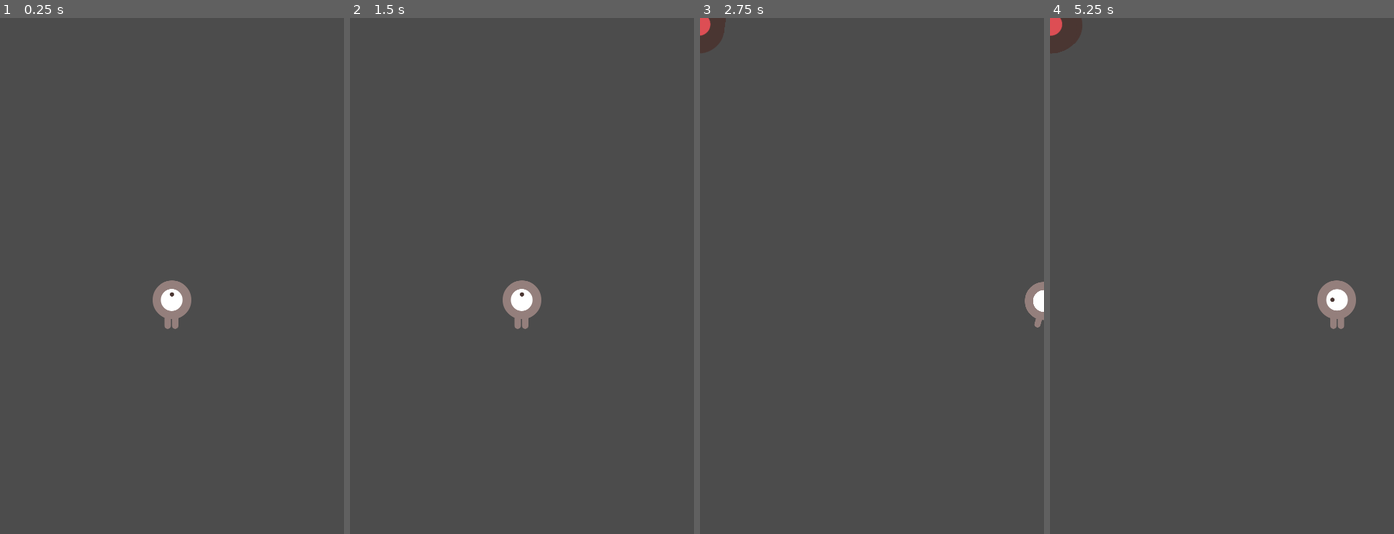
Above: before the commit, frames 1-4 (left to right).
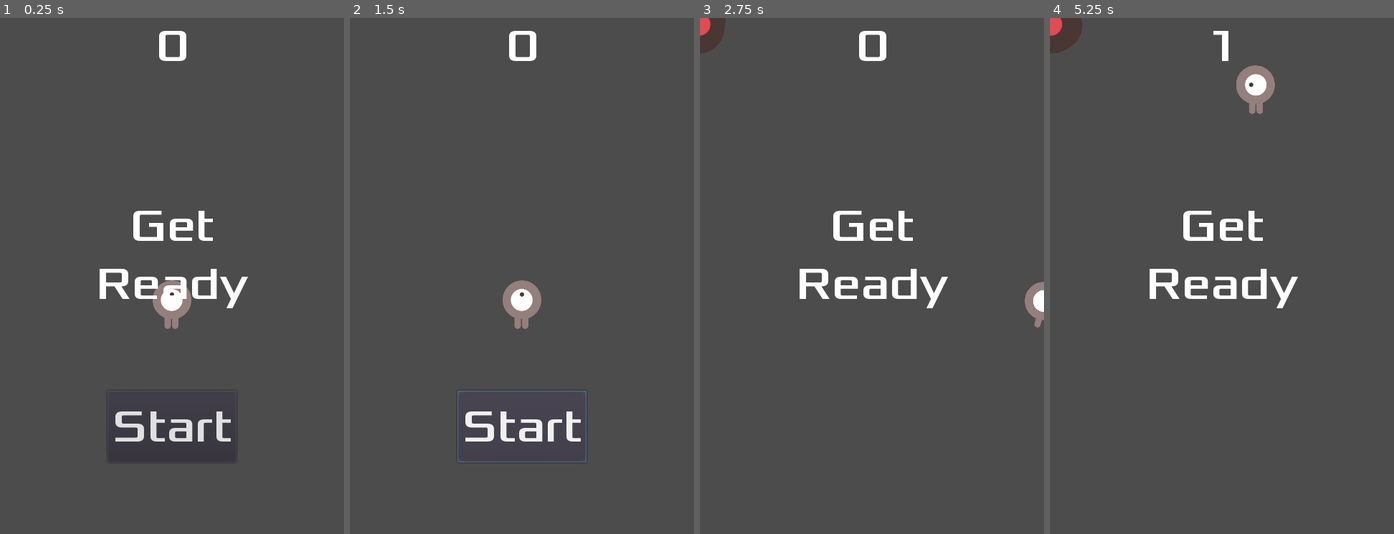
Above: after the commit, the same moments.

Repository: arthursiq5/dodge-the-creeps
Game: Godot game, scene res://Main.tscn
Same seed, same stepped clock (60 frames per second), same inputs: the game is played once before the commit and once after it. The project has no main scene, so this scene is started directly.
Inputs (mouse positions are in pixels of both pictures, inside the frame that each line leads up to):
- Up to frame 1 (0.25 s): no input
- Up to frame 2 (1.5 s): click (522, 425) at 0.5 s, where only the run after the commit has a clickable "Start"; click (522, 425) at 1.25 s, where only the run after the commit has a clickable "Start"
- Up to frame 3 (2.75 s): hold Right (move_right) from 2.03 s (still down)
- Up to frame 4 (5.25 s): release Right (move_right) at 2.78 s; hold Down (move_down) 2.78-3.53 s; hold Right (move_right) 3.53-4.28 s; hold Up (move_up) 4.28-5.03 s; hold Left (move_left) from 5.03 s (still down)

The runs differ from the first frame. In frame 1, 2.8% of the frame differs, in the area x 28-73%, y 2-83%; in frame 2, 1.3%; in frame 3, 2.0%; in frame 4, 3.3%, in the area x 28-89%, y 2-61%.

Commit message:
Conectada HUD

Diff:
--- a/Main.gd
+++ b/Main.gd
@@ -7,16 +7,19 @@
 	randomize()
 	new_game()
 
-
-
 func game_over():
 	$ScoreTimer.stop()
 	$MobTimer.stop()
+	$HUD.show_game_over()
 
 func new_game():
 	score = 0
+	get_tree().call_group("mobs", "queue_free")
 	$Player.start($StartPosition.position)
 	$StartTimer.start()
+
+	$HUD.update_score(score)
+	$HUD.show_message("Get Ready")
 
 
 func _on_StartTimer_timeout():
@@ -25,7 +28,7 @@
 
 func _on_ScoreTimer_timeout():
 	score += 1
-
+	$HUD.update_score(score)
 
 func _on_MobTimer_timeout():
 	var mob = mob_scene.instance()
--- a/Main.tscn
+++ b/Main.tscn
@@ -1,8 +1,9 @@
-[gd_scene load_steps=5 format=2]
+[gd_scene load_steps=6 format=2]
 
 [ext_resource path="res://Player.tscn" type="PackedScene" id=1]
 [ext_resource path="res://Main.gd" type="Script" id=2]
 [ext_resource path="res://Mob.tscn" type="PackedScene" id=3]
+[ext_resource path="res://HUD.tscn" type="PackedScene" id=4]
 
 [sub_resource type="Curve2D" id=1]
 _data = {
@@ -32,6 +33,9 @@
 
 [node name="MobSpawnLocation" type="PathFollow2D" parent="MobPath"]
 
+[node name="HUD" parent="." instance=ExtResource( 4 )]
+
 [connection signal="timeout" from="MobTimer" to="." method="_on_MobTimer_timeout"]
 [connection signal="timeout" from="ScoreTimer" to="." method="_on_ScoreTimer_timeout"]
 [connection signal="timeout" from="StartTimer" to="." method="_on_StartTimer_timeout"]
+[connection signal="start_game" from="HUD" to="." method="new_game"]
